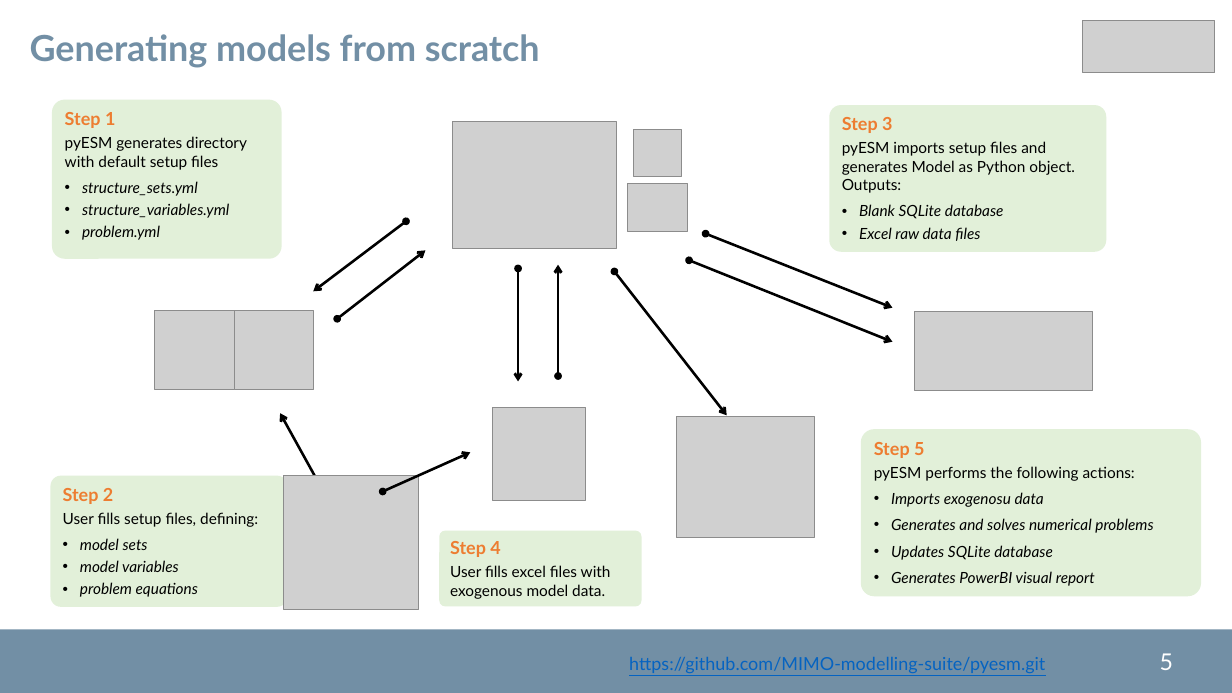
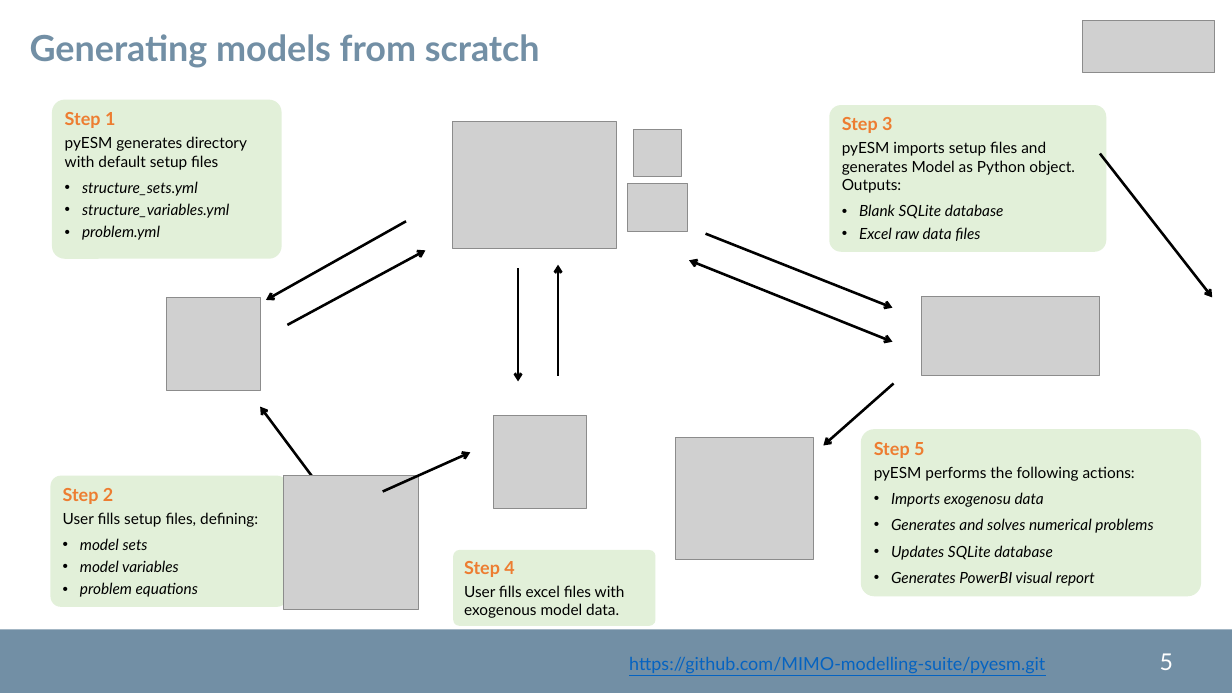
Before and after one commit to pyESM-project/pyesm, a slide deck: slide 5 of doc/pyesm.pptx. Drawn at 1232x693 pixels with LibreOffice and Linux fonts; fonts in the diff are those of the drawing; grey boxes stand for pictures; background and template pictures are left out. Boxes give left, top, right and bottom in pixels: in the first picture for what was removed or moved away, otherwise in the second. Text is boxed around its words. In the diff, an @@ line names an element or a change of style, - is before the commit and + after.

```diff
--- a/doc/pyesm.pptx
+++ b/doc/pyesm.pptx
@@ double arrow moved from (727, 416) - (615, 272) to (1213, 298) - (1100, 153) @@
@@ double arrow (1213, 298) - (1100, 153): double arrow to arrow @@
@@ double arrow moved from (313, 291) - (406, 222) to (266, 300) - (406, 222) @@
@@ double arrow (266, 300) - (406, 222): double arrow to arrow @@
@@ double arrow (893, 308) - (706, 234): double arrow to arrow @@
@@ double arrow moved from (425, 250) - (337, 319) to (425, 250) - (287, 325) @@
@@ double arrow (425, 250) - (287, 325): double arrow to arrow @@
@@ double arrow (518, 382) - (518, 269): double arrow to arrow @@
@@ double arrow (558, 264) - (558, 376): double arrow to arrow @@
@@ double arrow (893, 342) - (689, 261): arrowheads changed @@
@@ picture: place and size @@
-picture at (155, 311, 235, 390)
+picture at (167, 298, 261, 391)
@@ picture: place and size @@
-picture at (915, 311, 1093, 391)
+picture at (922, 297, 1101, 376)
@@ picture removed at (234, 311, 313, 390) @@
@@ arrow added from (894, 384) to (823, 445), #000000 2 pt @@
@@ double arrow moved from (280, 413) - (323, 492) to (261, 407) - (323, 492) @@
@@ double arrow (261, 407) - (323, 492): double arrow to arrow @@
@@ picture: place and size @@
-picture at (493, 408, 586, 501)
+picture at (494, 415, 588, 508)
@@ picture: place and size @@
-picture at (677, 416, 814, 538)
+picture at (676, 438, 813, 560)
@@ double arrow (470, 453) - (383, 492): double arrow to arrow @@
@@ rounded rectangle "Step 4": place and size @@
-rounded rectangle "Step 4" at (439, 531, 641, 606)
+rounded rectangle "Step 4" at (454, 550, 656, 626)
```
Also in this commit, not shown: 1 other slide changed, 1 other file.
